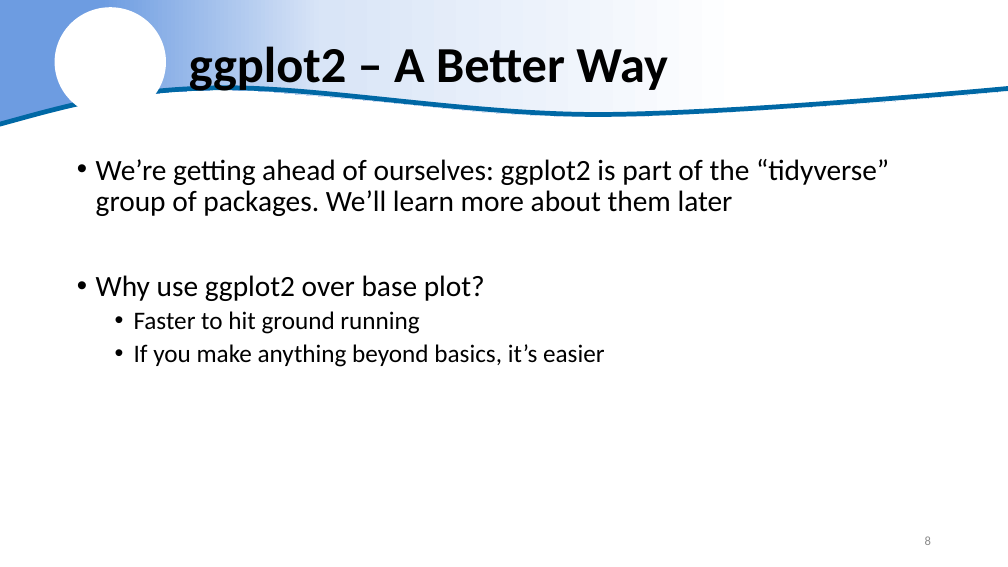
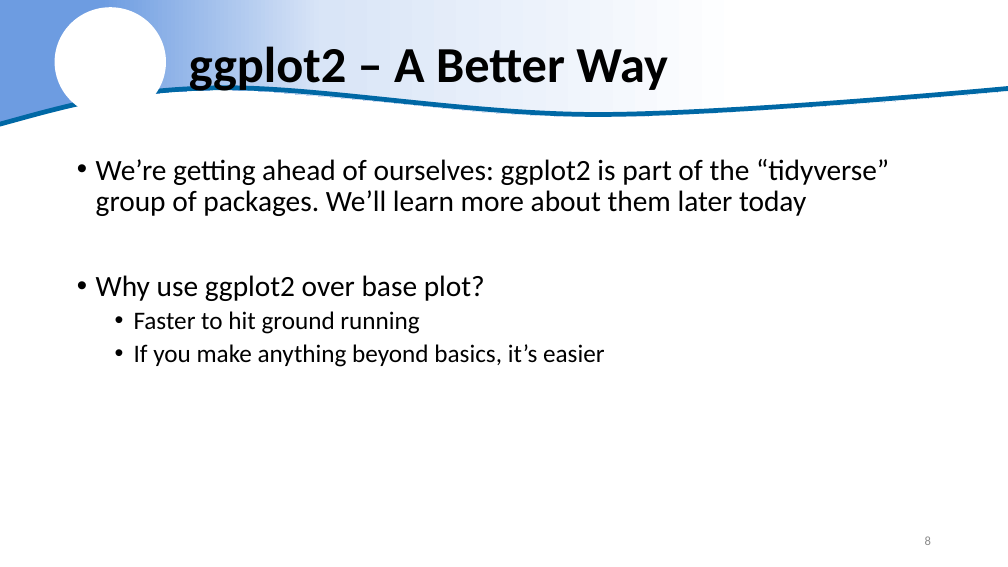
Before and after one commit to justinpriest/R_Intro_ADFG, a slide deck: slide 8 of The Basics of R - Day 2.pptx. Drawn at 1008x567 pixels with LibreOffice and Linux fonts; fonts in the diff are those of the drawing; background and template pictures are left out. Boxes give left, top, right and bottom in pixels: in the first picture for what was removed or moved away, otherwise in the second. Text is boxed around its words. In the diff, an @@ line names an element or a change of style, - is before the commit and + after.

```diff
--- a/The Basics of R - Day 2.pptx
+++ b/The Basics of R - Day 2.pptx
@@ text at (x1=96, y1=159, x2=889, y2=216): text changed @@
-• We’re getting ahead of ourselves: ggplot2 is part of the “tidyverse” group of packages. We’ll learn more about them later
+• We’re getting ahead of ourselves: ggplot2 is part of the “tidyverse” group of packages. We’ll learn more about them later today
```
Also in this commit, not shown: 17 other slides changed, 7 slides added, 19 other files.
